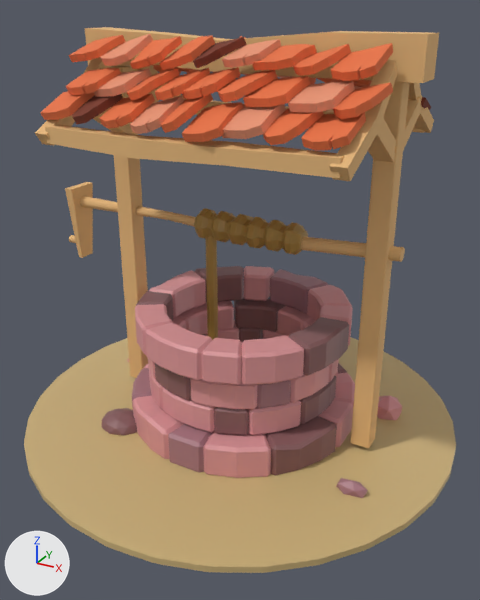
The glTF model models/My_Suzanne.gltf, before and after one commit.
The view is the same before and after, from a camera (50 mm lens) standing at (17.2, -31.7, 22.4) and looking at (0.3, -1.0, 7.1). The lights are fixed; the arrows at lower left show +X, +Y and +Z. Where no turn or scale is listed for an object, it has been applied to the vertices. Vertices at the same position are counted once.
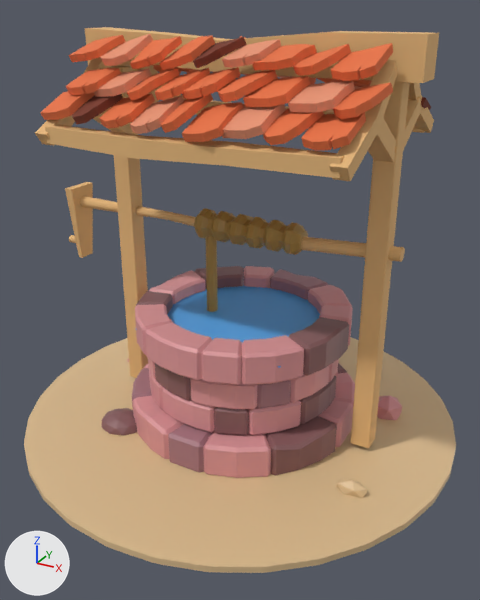
The change, as a list of edits to the scene's bpy script:
```text
Change mat_sand:
    mat_sand.base_color: (0.599, 0.439, 0.196) -> (0.721, 0.511, 0.277)  # brown #cbb17a -> beige #ddbd90
Add mat_toon_water:
    mat_toon_water = principled_material('Toon Water')
    mat_toon_water.base_color = (0.0844, 0.369, 0.8)  # blue #52a4e7
Change me_cylinder_003:
    where me_cylinder_003.from_pydata(...)  # 294 vertices, 560 faces; spans x -13.2..13.2, y -13.2..13.2, z -0.8..1.5
    used by ob_cylinder_002; location = (-0.17, -0.11, -1.05)
    me_cylinder_003 part 1: all 20 faces that had it switch from mat_stone_3 (brown #a5747e) to mat_sand (beige #ddbd90)
Add me_plane_028:
    me_plane_028.from_pydata([(-4.6, -4.6, 0.0), (4.6, -4.6, 0.0), (-4.6, 4.6, 0.0), (4.6, 4.6, 0.0)], [], [(0, 1, 3), (0, 3, 2)])
    me_plane_028.materials.append(mat_toon_water)  # blue #52a4e7
Add ob_plane_028:
    ob_plane_028 = bpy.data.objects.new('Plane.028', me_plane_028)
    ob_plane_028.location = (0.0, 0.0, 5.61)
```

Location of each change, (x1, y1, x2, y2) in pixels of the pictures (480 x 600 px):
'Cylinder.002', recoloured (brown to beige): (24, 338, 456, 573) in both
'Plane.028', added (blue): after (135, 285, 320, 368)
part 1 of me_cylinder_003, recoloured (brown to beige): (336, 478, 368, 498) in both
